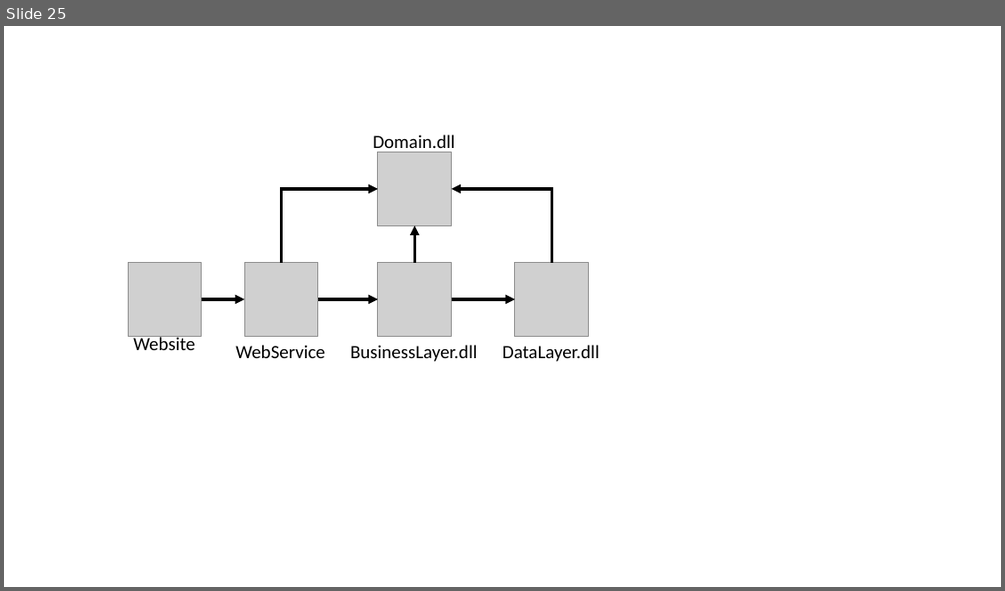
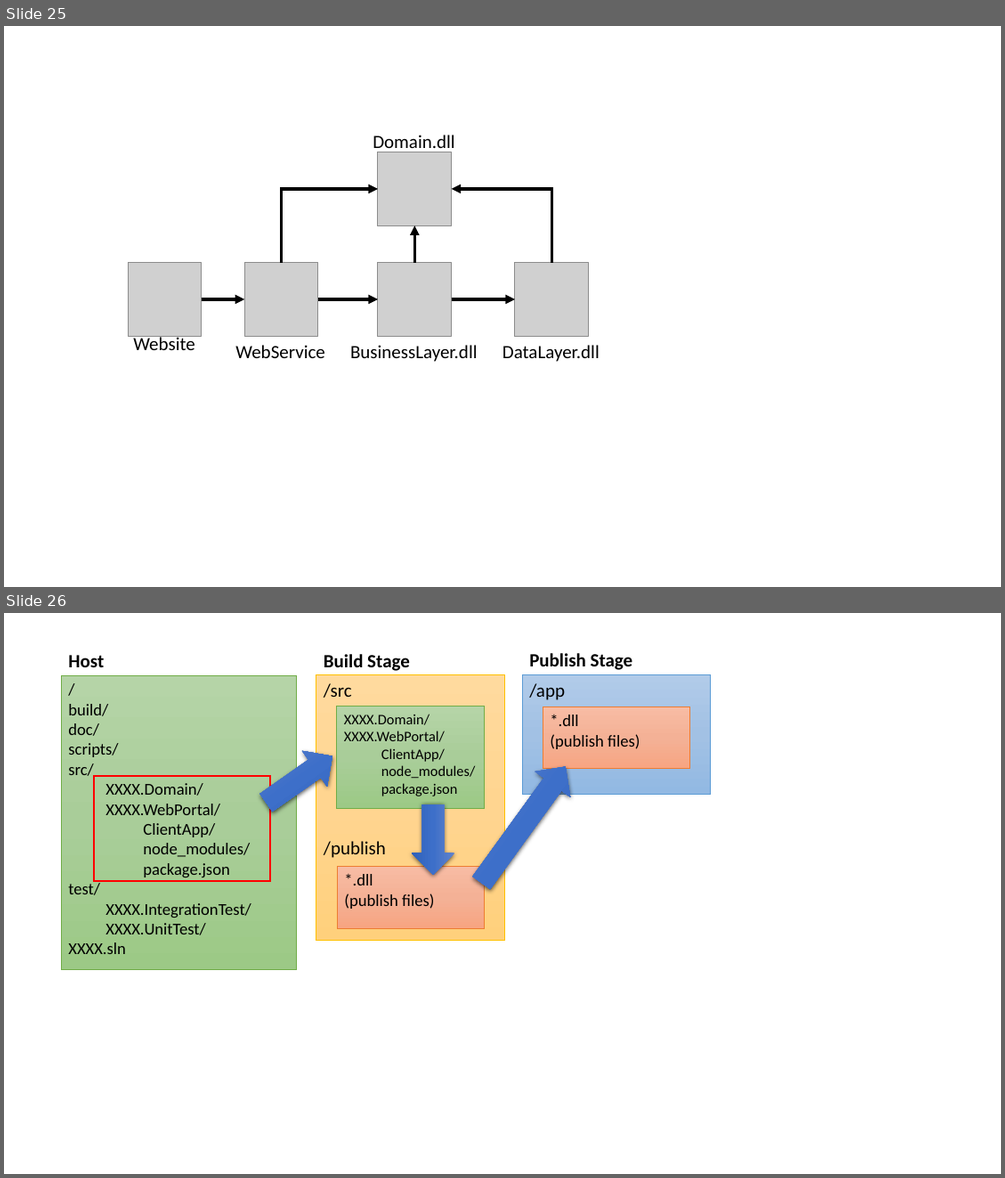
Before and after one commit to johnwu1114/blog-johnwu-cc, a slide deck: source/_assets/Blog動畫.pptx. Shown one above the other, each under a label of ours: slide 25 before the commit, slides 25 and 26 after it. The pictures are 1005x591 and 1005x1178 pixels, drawn with LibreOffice and Linux fonts; fonts in the diff are those of the drawing; grey boxes stand for pictures. Boxes give left, top, right and bottom in pixels: in the first picture for what was removed or moved away, otherwise in the second. Text is boxed around its words. In the diff, an @@ line names an element or a change of style, - is before the commit and + after.

```diff
--- a/source/_assets/Blog動畫.pptx
+++ b/source/_assets/Blog動畫.pptx
@@ slide 26 added at (4,613,1001,1174), background #FFFFFF @@
@@ text added at (68,655,104,667), 18 pt, text #000000, bold @@
+Host
@@ text added at (324,654,410,671), 18 pt, text #000000, bold @@
+Build Stage
@@ text added at (529,653,633,670), 18 pt, text #000000, bold @@
+Publish Stage
@@ rectangle added at (61,675,297,970), fill gradient #B5D5A7 to #AACE9A to #9CC987, outline #70AD47 0.5 pt, 16 pt, text #000000 @@
+/
+build/
+doc/
+scripts/
+src/
+  XXXX.Domain/
+  XXXX.WebPortal/
+    ClientApp/
+    node_modules/
+    package.json
+test/
+  XXXX.IntegrationTest/
+  XXXX.UnitTest/
+XXXX.sln
@@ rectangle added at (316,675,505,940), fill gradient #FFDB9E to #FFD590 to #FFD07C, outline #FFC000 0.5 pt, 18 pt, text #000000 @@
+/src
+/publish
@@ rectangle added at (522,675,711,794), fill gradient #B1CBE9 to #A3C1E5 to #93B9E4, outline #5B9BD5 0.5 pt, 18 pt, text #000000 @@
+/app
@@ rectangle added at (337,706,484,809), fill gradient #B5D5A7 to #AACE9A to #9CC987, outline #70AD47 0.5 pt, 14 pt, text #000000 @@
+XXXX.Domain/
+XXXX.WebPortal/
+  ClientApp/
+  node_modules/
+  package.json
@@ rectangle added at (542,706,689,769), fill gradient #F7BDA5 to #F5B196 to #F8A582, outline #ED7D31 0.5 pt, 16 pt, text #000000 @@
+*.dll
+(publish files)
@@ right arrow added at (254,738,345,820), fill gradient #6183CB to #3E70CA to #3062BB @@
@@ right arrow added at (464,754,583,895), fill gradient #6183CB to #3E70CA to #3062BB @@
@@ rectangle added at (94,776,270,881), outline #FF0000 2.25 pt @@
@@ right arrow added at (412,804,455,875), fill gradient #6183CB to #3E70CA to #3062BB @@
@@ rectangle added at (337,866,484,928), fill gradient #F7BDA5 to #F5B196 to #F8A582, outline #ED7D31 0.5 pt, 16 pt, text #000000 @@
+*.dll
+(publish files)
```
Also in this commit, not shown: 1 other slide added, 4 other files.
